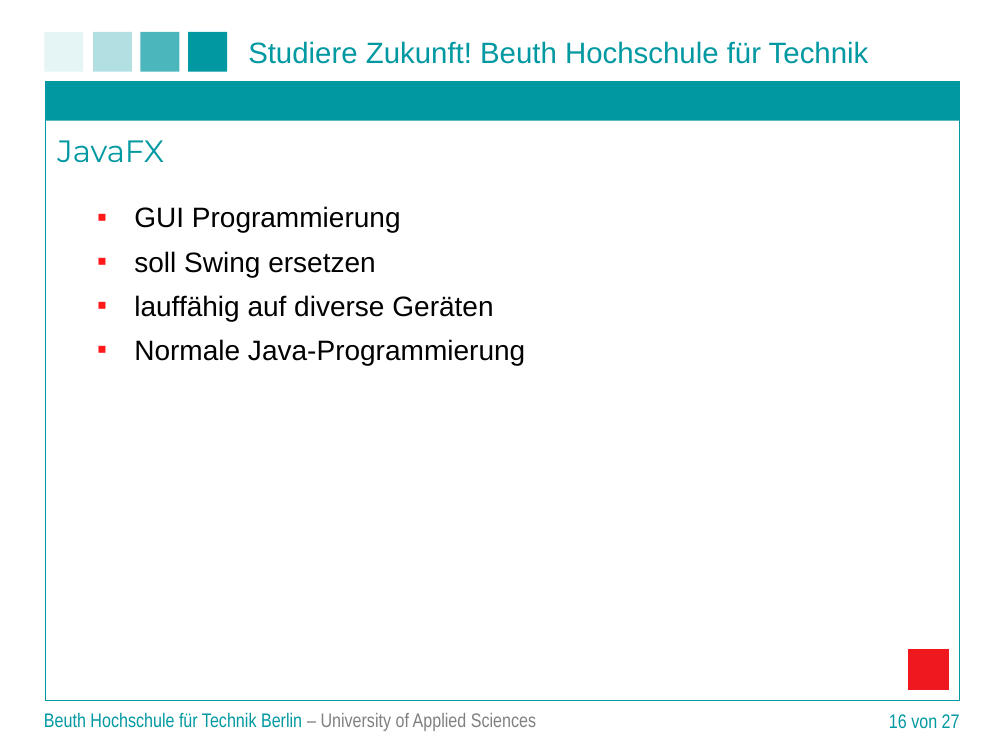
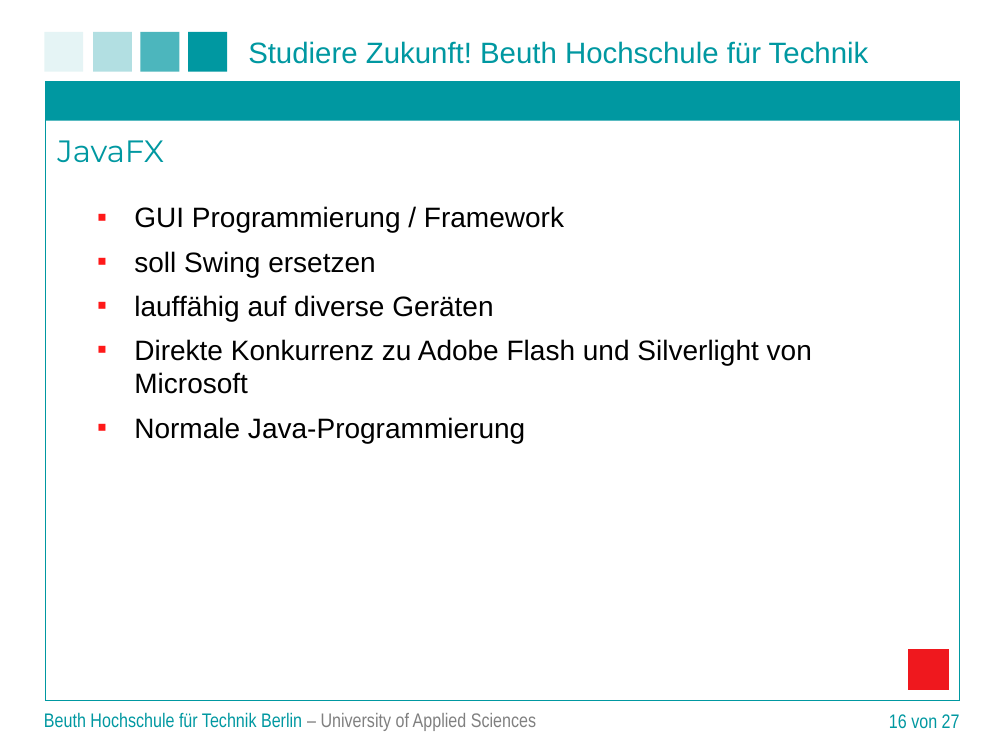
Before and after one commit to matt-han/TuerSpion, a slide deck: slide 16 of Projektpraesentation.ppt. Drawn at 1008x756 pixels with LibreOffice and Linux fonts; fonts in the diff are those of the drawing; background and template pictures are left out. Boxes give left, top, right and bottom in pixels: in the first picture for what was removed or moved away, otherwise in the second. Text is boxed around its words. In the diff, an @@ line names an element or a change of style, - is before the commit and + after.

```diff
--- a/Projektpraesentation.ppt
+++ b/Projektpraesentation.ppt
@@ text at (134, 206, 564, 233): text changed @@
-▪ GUI Programmierung
+▪ GUI Programmierung / Framework
@@ text at (134, 339, 812, 394): paragraph added @@
+▪ Direkte Konkurrenz zu Adobe Flash und Silverlight von Microsoft
```
Also in this commit, not shown: 5 other slides changed.
